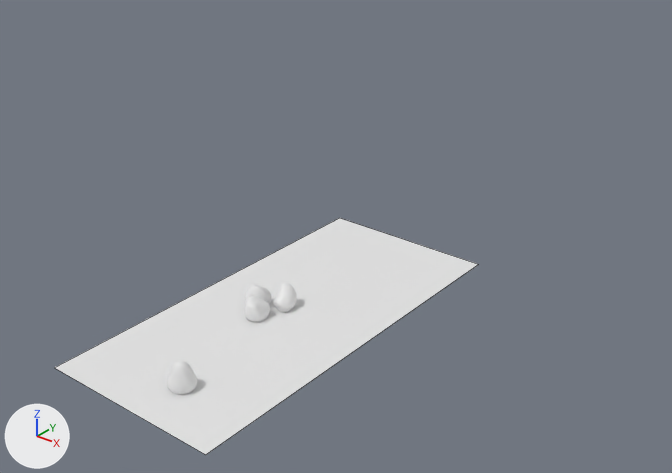
Two versions of the Blender file Models/wormEgg.blend, one commit apart.
Rendered twice from a camera (50 mm lens) standing at (38.0, -35.7, 33.8) and looking at (-4.7, 17.6, 0.8). The axes (+X, +Y, +Z) are drawn at lower left. The lights are the same throughout. Mesh edges are drawn as thin lines on the coarser meshes.

In view in the first picture: 'Egg', 'Plane'.
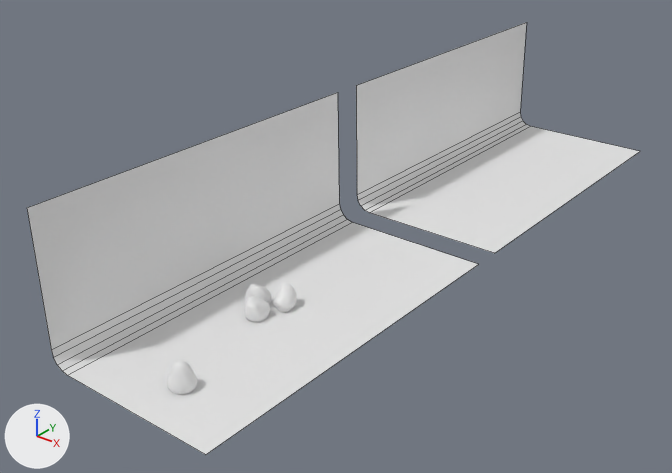
Location of each change, [x1, y1, x2, y2] in pixels of the pictures (672 x 473 px):
'Plane', reshaped (7% wider, 53% taller): before [55, 218, 478, 455]; after [27, 92, 478, 455]
'Plane.001', added: after [356, 22, 640, 253]

The change, as a list of edits to the scene's bpy script:
```text
Change me_plane:
    where me_plane.from_pydata(...)  # 4 vertices, 1 face; spans x -1.0..1.0, y -1.0..1.0, z 0.0
    used by ob_plane; location = (-0.88, 7.28, -0.11); scale = (6.98, 14.8, 6.98)
    verts and faces of me_plane; kept vertices keep their numbers, new ones are numbered from 4
    before: 0 (-1.0, -1.0, 0.0) at pixel (54, 367), 1 (1.0, -1.0, 0.0) at pixel (205, 454), 2 (-1.0, 1.0, 0.0) at pixel (339, 217), 3 (1.0, 1.0, 0.0) at pixel (478, 264)
    me_plane part 1
    add delete_vertices([0, 2])  # with the faces that use them
    add verts[4] = (-1.04, -1.0, 1.61)  # pixel (26, 207)
    add verts[5] = (-0.81, -1.0, 0.0)  # pixel (67, 375)
    add verts[6] = (-1.0, -1.0, 0.19)  # pixel (51, 349)
    add verts[7] = (-0.88, -1.0, 0.01)  # pixel (62, 370)
    add verts[8] = (-0.94, -1.0, 0.06)  # pixel (57, 364)
    add verts[9] = (-0.99, -1.0, 0.12)  # pixel (53, 357)
    add for new, old in zip([*range(10, 16)], [*range(4, 10)]): verts[new] = verts[old] + (0.0, 2.0, 0.0)
    add faces += [(1, 3, 11, 5), (6, 9, 15, 12), (8, 14, 15, 9), (7, 13, 14, 8), (5, 11, 13, 7), (4, 6, 12, 10)]
Add me_plane_001:
    me_plane_001.from_pydata([(1.0, -1.0, 0.0), (1.0, 1.0, 0.0), (-1.04, -1.0, 1.61), (-1.04, 1.0, 1.61), (-0.81, -1.0, 0.0), (-1.0, -1.0, 0.19), (-0.88, -1.0, 0.01), (-0.94, -1.0, 0.06), (-0.99, -1.0, 0.12), (-1.0, 1.0, 0.19), (-0.81, 1.0, 0.0), (-0.99, 1.0, 0.12), (-0.94, 1.0, 0.06), (-0.88, 1.0, 0.01)], [], [(4, 0, 1, 10), (9, 5, 8, 11), (11, 8, 7, 12), (12, 7, 6, 13), (13, 6, 4, 10), (5, 9, 3, 2)])
Add ob_plane_001:
    ob_plane_001 = bpy.data.objects.new('Plane.001', me_plane_001)
    ob_plane_001.location = (-0.88, 39.44, -0.11)
    ob_plane_001.scale = (6.98, 14.8, 6.98)
```
